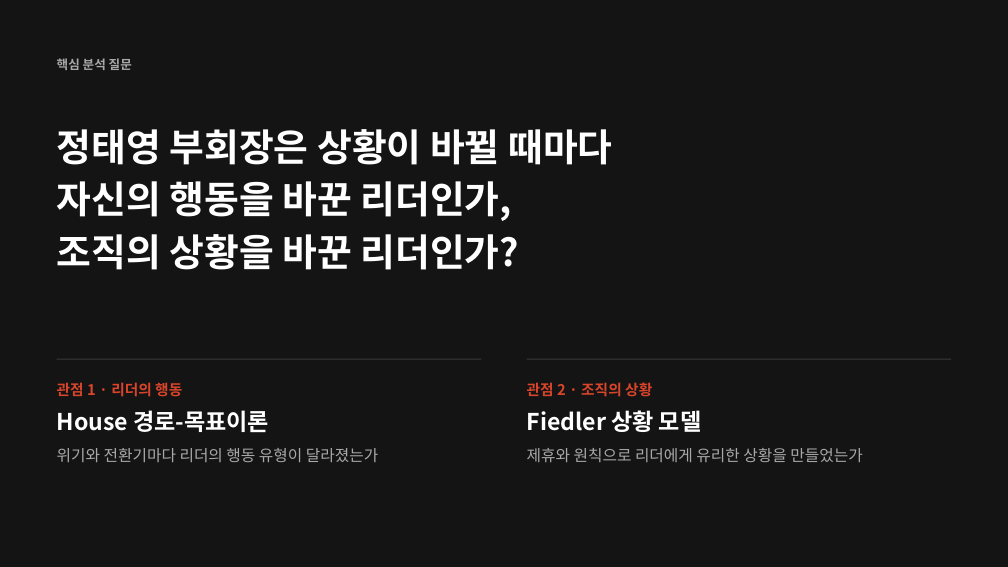
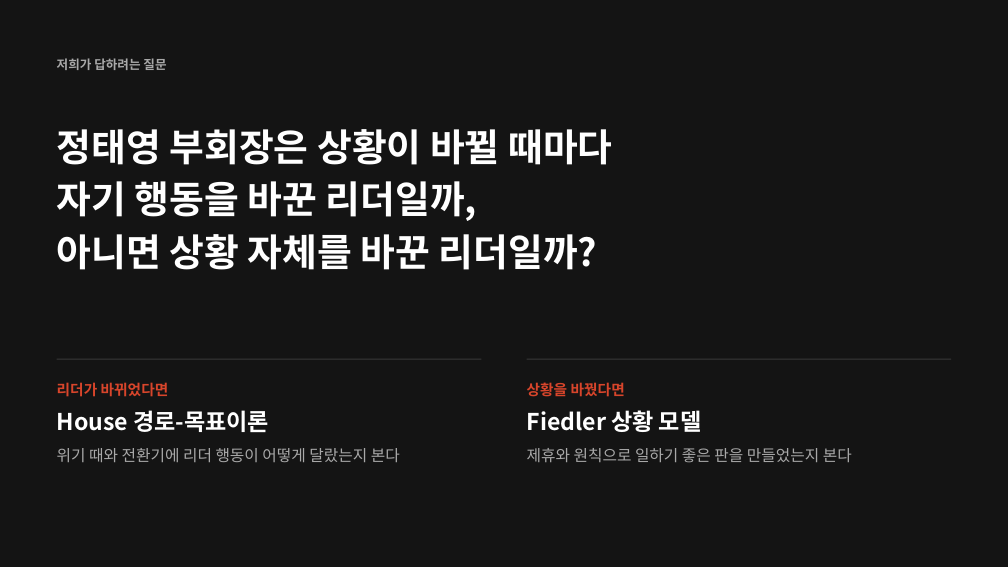
Before and after one commit to NATHAN18-ABLE/for-nathan, a slide deck: slide 3 of leadership-ppt/leadership-plan.pptx. Drawn at 1008x567 pixels with LibreOffice and Linux fonts; fonts in the diff are those of the drawing. Boxes give left, top, right and bottom in pixels: in the first picture for what was removed or moved away, otherwise in the second. Text is boxed around its words. In the diff, an @@ line names an element or a change of style, - is before the commit and + after.

```diff
--- a/leadership-ppt/leadership-plan.pptx
+++ b/leadership-ppt/leadership-plan.pptx
@@ text at [57,58,166,70]: text changed @@
-핵심 분석 질문
+저희가 답하려는 질문
@@ text at [57,181,598,270]: text changed @@
-자신의 행동을 바꾼 리더인가,
-조직의 상황을 바꾼 리더인가?
+자기 행동을 바꾼 리더일까,
+아니면 상황 자체를 바꾼 리더일까?
@@ text at [57,382,169,397]: text changed @@
-관점 1 · 리더의 행동
+리더가 바뀌었다면
@@ text at [527,382,625,397]: text changed @@
-관점 2 · 조직의 상황
+상황을 바꿨다면
@@ text at [57,448,400,462]: text changed @@
-위기와 전환기마다 리더의 행동 유형이 달라졌는가
+위기 때와 전환기에 리더 행동이 어떻게 달랐는지 본다
@@ text at [527,448,852,463]: text changed @@
-제휴와 원칙으로 리더에게 유리한 상황을 만들었는가
+제휴와 원칙으로 일하기 좋은 판을 만들었는지 본다
```
Also in this commit, not shown: 13 other slides changed, 2 slides added, 2 slides removed, 3 other files.
